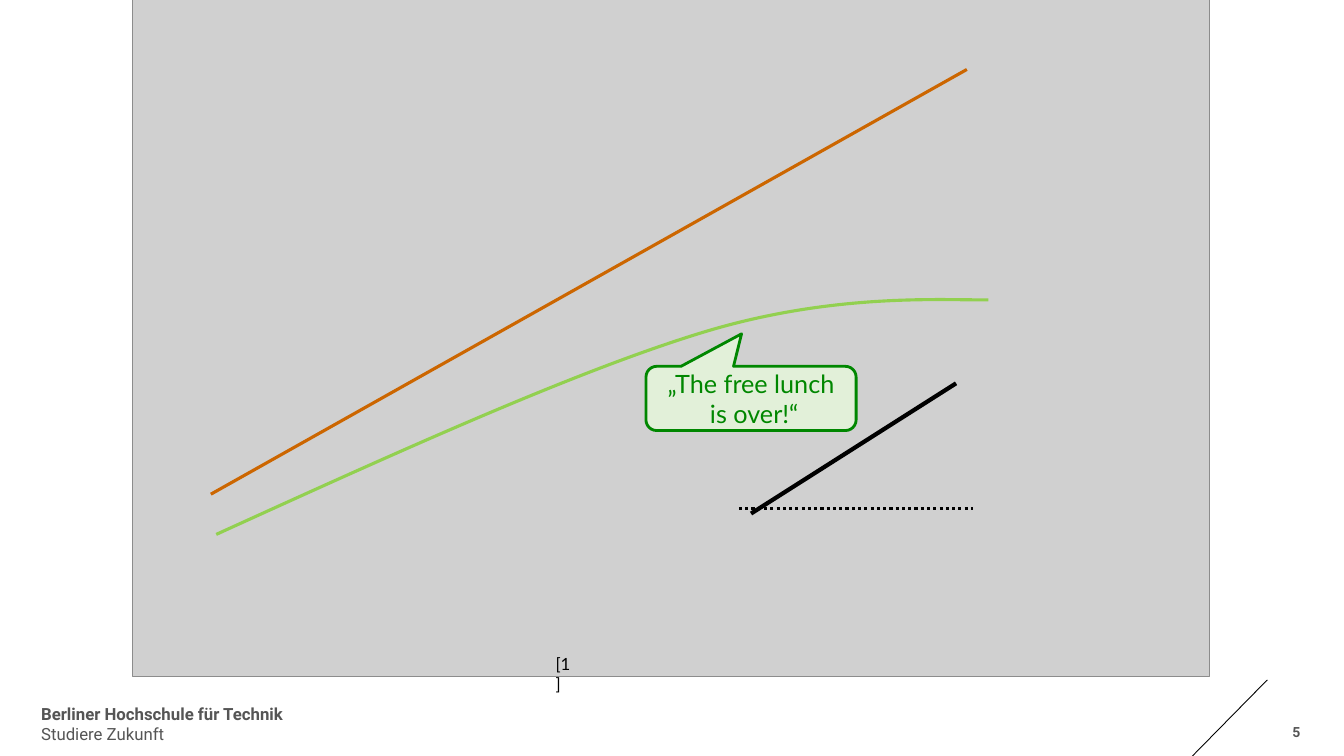
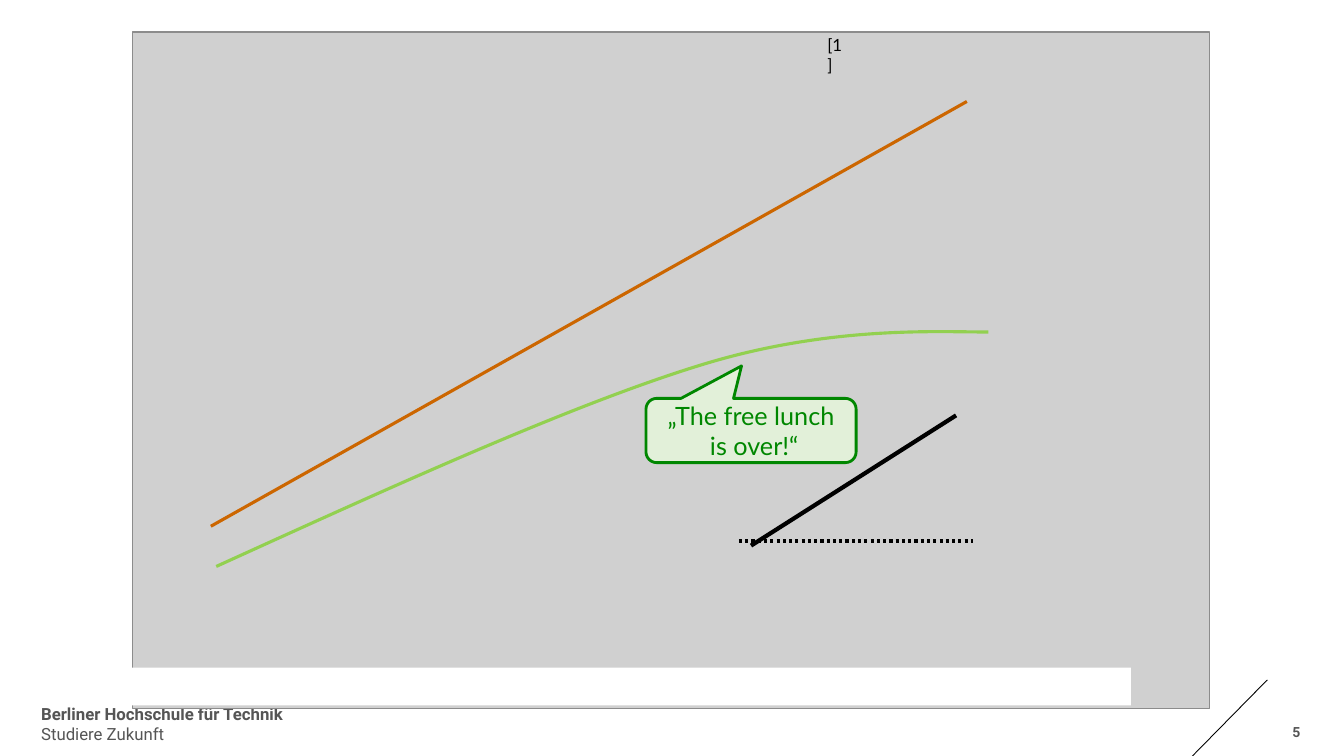
Before and after one commit to mmews-n4/bht_plv, a slide deck: slide 5 of slides/MultiThreadProgrammierung.pptx. Drawn at 1344x756 pixels with LibreOffice and Linux fonts; fonts in the diff are those of the drawing; grey boxes stand for pictures. Boxes give left, top, right and bottom in pixels: in the first picture for what was removed or moved away, otherwise in the second. Text is boxed around its words. In the diff, an @@ line names an element or a change of style, - is before the commit and + after.

```diff
--- a/slides/MultiThreadProgrammierung.pptx
+++ b/slides/MultiThreadProgrammierung.pptx
@@ text "[1]": place and size @@
-text "[1]" at bbox=[556, 657, 571, 673]
+text "[1]" at bbox=[827, 38, 842, 54]
@@ freeform shape: place and size @@
-freeform shape at bbox=[217, 299, 989, 534]
+freeform shape at bbox=[217, 332, 989, 567]
@@ 3 lines, 1 picture, 1 rounded speech box: place and size @@
-3 lines, 1 picture, 1 rounded speech box at bbox=[132, 0, 1210, 677]
+3 lines, 1 picture, 1 rounded speech box at bbox=[132, 32, 1210, 709]
@@ rectangle added at bbox=[64, 667, 1131, 706], fill #FFFFFF @@
```
Also in this commit, not shown: 4 other slides changed, 1 other file.
